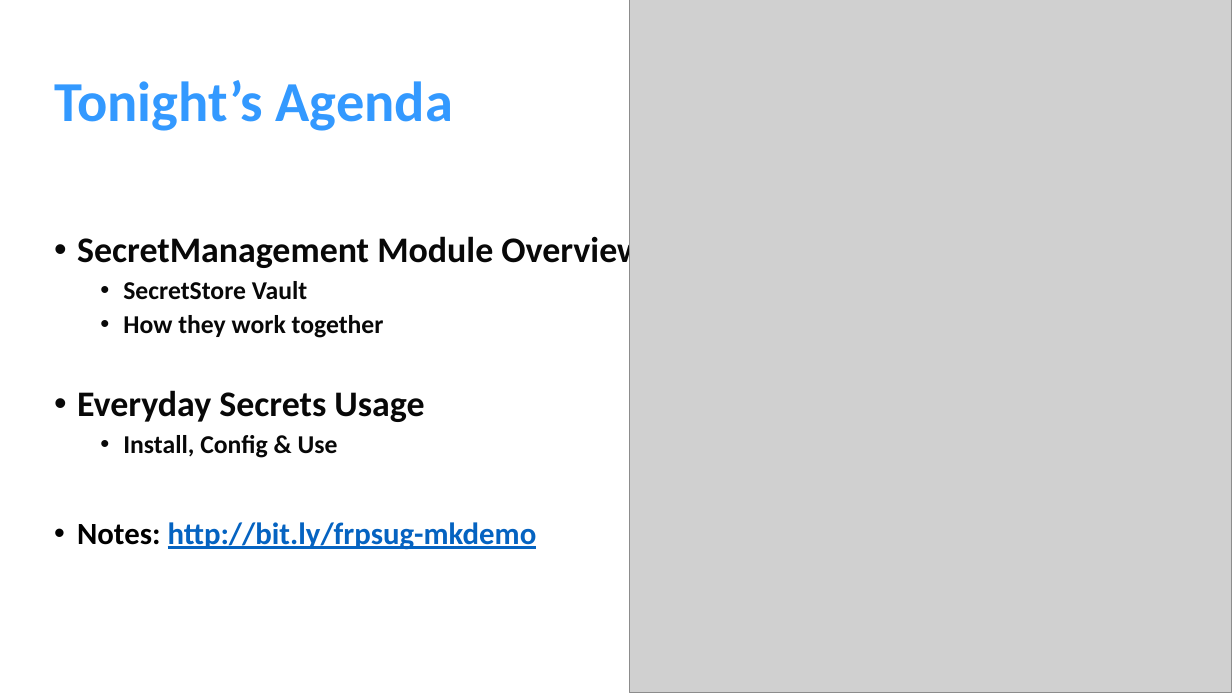
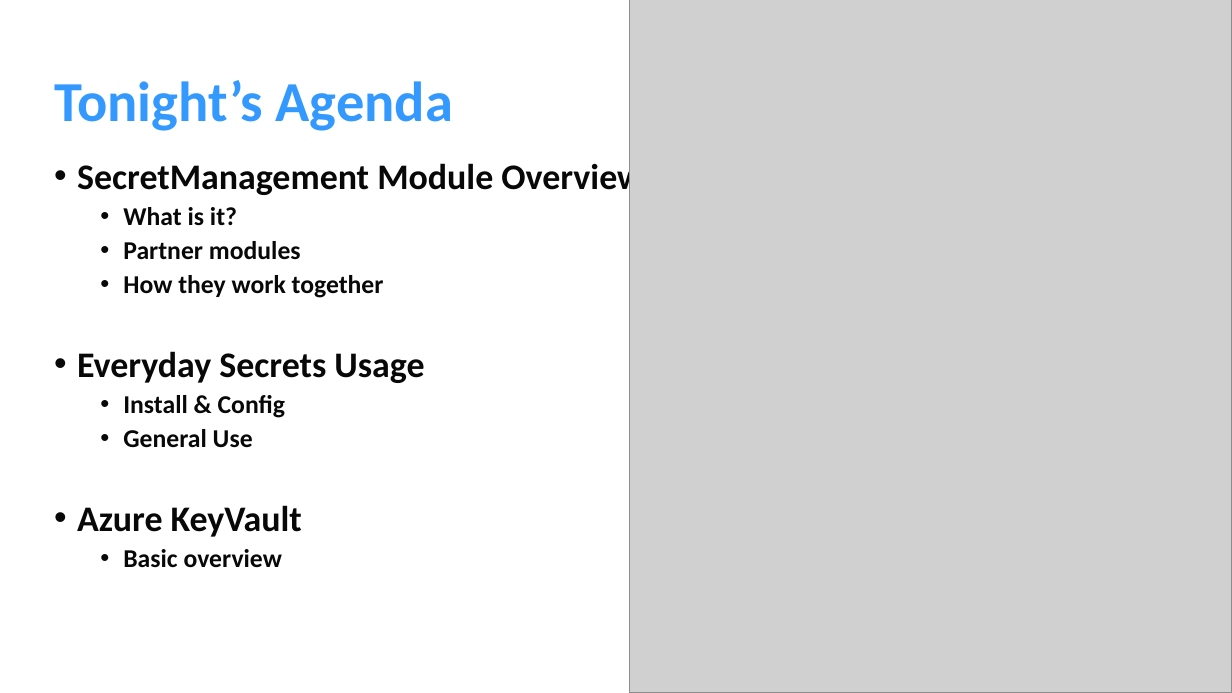
Before and after one commit to compwiz32/Presentations, a slide deck: slide 3 of 2021-10 NYPSUG SecretMgmt Demo/Getting Started w Microsoft Secrets Mgmt Module.pptx. Drawn at 1232x693 pixels with LibreOffice and Linux fonts; fonts in the diff are those of the drawing; grey boxes stand for pictures. Boxes give left, top, right and bottom in pixels: in the first picture for what was removed or moved away, otherwise in the second. Text is boxed around its words. In the diff, an @@ line names an element or a change of style, - is before the commit and + after.

```diff
--- a/2021-10 NYPSUG SecretMgmt Demo/Getting Started w Microsoft Secrets Mgmt Module.pptx
+++ b/2021-10 NYPSUG SecretMgmt Demo/Getting Started w Microsoft Secrets Mgmt Module.pptx
@@ text "SecretManagement Module Overview": place and size @@
-text "SecretManagement Module Overview" at (77,233,643,550)
+text "SecretManagement Module Overview" at (77,159,643,568)
@@ text at (123,207,301,260): text changed @@
-  • SecretStore Vault
+  • What is it?
+  • Partner modules
@@ text at (77,395,302,568): text changed; size 24 to 20 pt; text colour #0563C1 to #080808 @@
-  • Install, Config & Use
-• Notes: http://bit.ly/frpsug-mkdemo
+  • Install & Config
+  • General Use
+• Azure KeyVault
+  • Basic overview
```
Also in this commit, not shown: 2 other slides changed, 6 other files.
